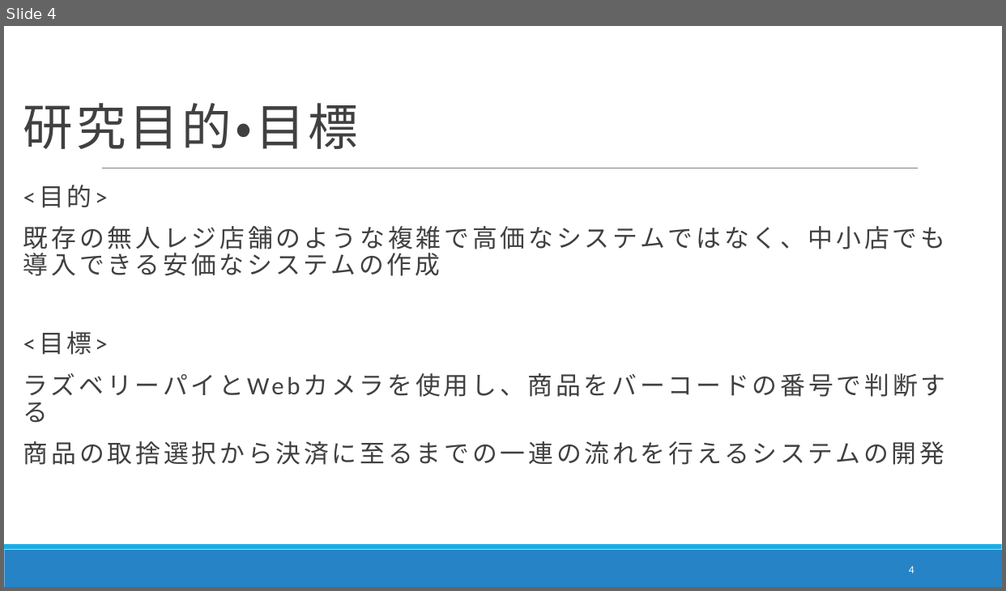
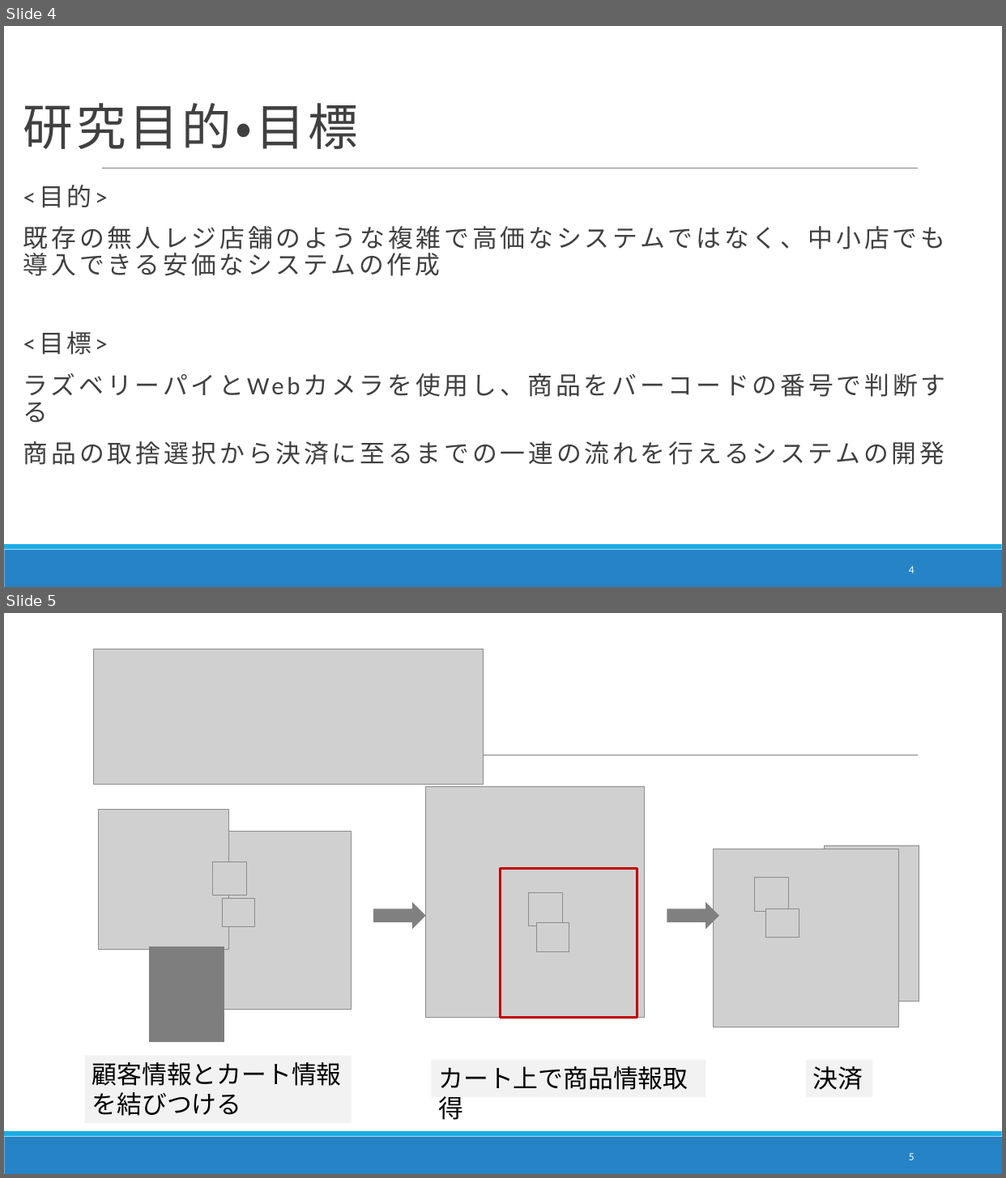
Before and after one commit to DJ956/YoloBarcodeReader, a slide deck: プレゼン/中間報告_danbara.pptx. Shown one above the other, each under a label of ours: slide 4 before the commit, slides 4 and 5 after it. The pictures are 1006x591 and 1006x1178 pixels, drawn with LibreOffice and Linux fonts; fonts in the diff are those of the drawing; grey boxes stand for pictures; background and template pictures are left out. Boxes give left, top, right and bottom in pixels: in the first picture for what was removed or moved away, otherwise in the second. Text is boxed around its words. In the diff, an @@ line names an element or a change of style, - is before the commit and + after.

```diff
--- a/プレゼン/中間報告_danbara.pptx
+++ b/プレゼン/中間報告_danbara.pptx
@@ slide 5 added at [4,613,1002,1174], background #FFFFFF; not listed: 3 template elements that a slide beside it also shows @@
@@ title added at [94,636,918,756], 48 pt, text #BFBFBF @@
+Summary
@@ picture added at [94,649,484,785] @@
@@ picture added at [425,786,645,1017] @@
@@ picture added at [98,809,228,950] @@
@@ picture added at [167,832,351,1010] @@
@@ picture added at [714,850,898,1028] @@
@@ picture added at [825,845,919,1002] @@
@@ picture added at [213,862,246,896] @@
@@ rectangle added at [501,868,637,1017], outline #C00000 2.25 pt @@
@@ picture added at [755,878,789,912] @@
@@ picture added at [222,898,255,926] @@
@@ right arrow added at [374,902,426,929], fill #808080 @@
@@ picture added at [529,892,562,926] @@
@@ right arrow added at [667,902,720,929], fill #808080 @@
@@ picture added at [536,923,569,952] @@
@@ picture added at [766,909,799,937] @@
@@ rectangle added at [149,947,225,1043], fill #7E7E7E @@
@@ rectangle added at [85,1055,351,1123], fill #F2F2F2, 24 pt, text #000000 @@
+顧客情報とカート情報を結びつける
@@ rectangle added at [432,1060,706,1097], fill #F2F2F2, 24 pt, text #000000 @@
+カート上で商品情報取得
@@ rectangle added at [806,1060,872,1097], fill #F2F2F2, 24 pt, text #000000 @@
+決済
@@ page number added at [909,1153,914,1161], 10.5 pt, text #FFFFFF @@
+5
```
Also in this commit, not shown: 6 slides changed, 2 slides removed, 1 other file.
